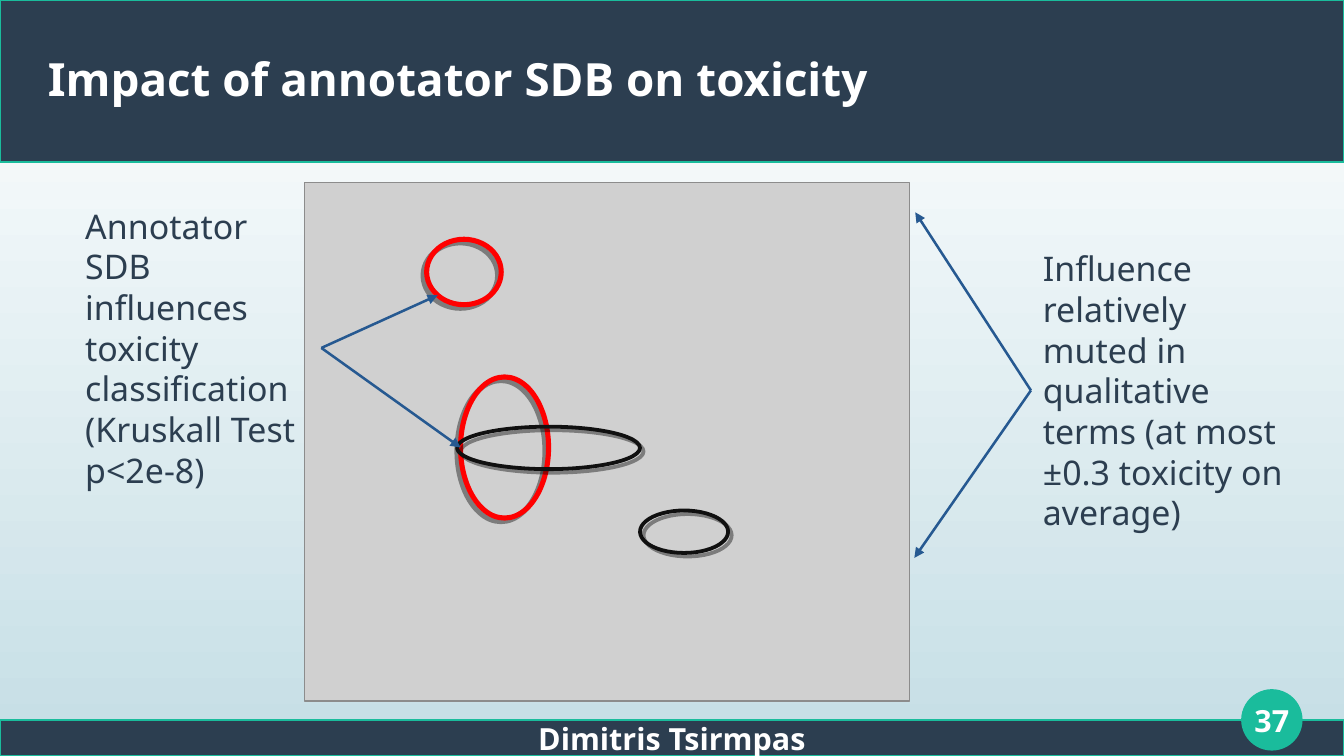
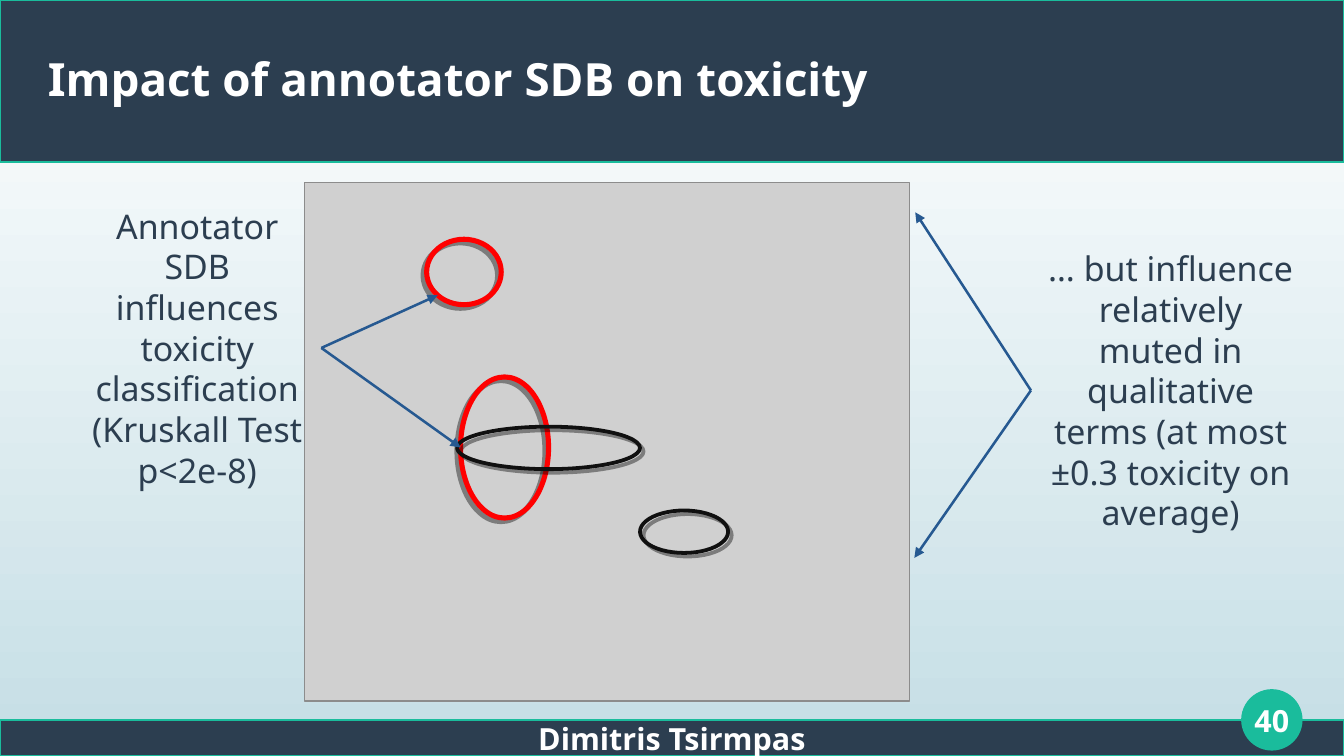
Before and after one commit to dimits-ts/llm_moderation_research, a slide deck: slide 40 of presentations/thesis.odp (slide 37 before the commit). Drawn at 1344x756 pixels with LibreOffice and Linux fonts; fonts in the diff are those of the drawing; grey boxes stand for pictures. Boxes give left, top, right and bottom in pixels: in the first picture for what was removed or moved away, otherwise in the second. Text is boxed around its words. In the diff, an @@ line names an element or a change of style, - is before the commit and + after.

```diff
--- a/presentations/thesis.odp
+++ b/presentations/thesis.odp
@@ text "Annotator SDB influences toxicity classification ..." at [92, 214, 302, 491]: alignment left to centre @@
@@ text at [1051, 255, 1293, 533]: text changed @@
-Influence relatively muted in qualitative terms (at most ±0.3 toxicity on average)
+… but influence relatively muted in qualitative terms (at most ±0.3 toxicity on average)
@@ page number at [1254, 710, 1289, 733]: text changed @@
-37
+40
```
Also in this commit, not shown: 14 other slides changed, 6 slides added, 1 slide removed.
